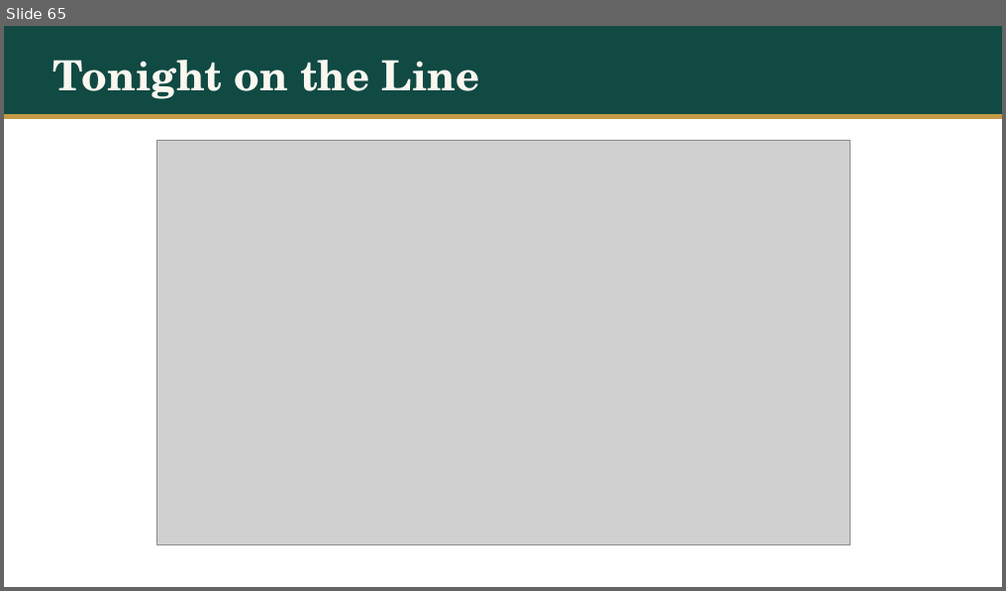
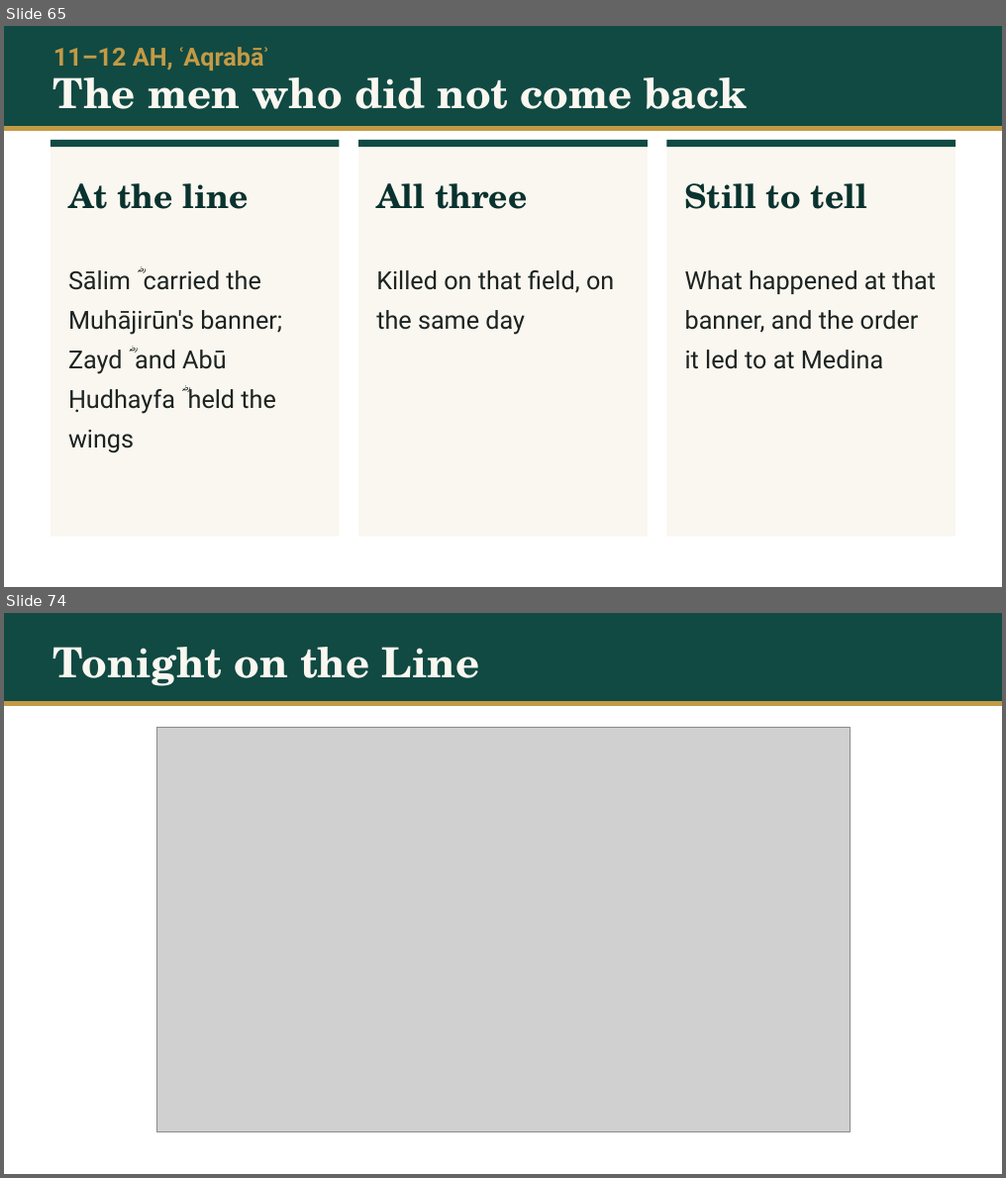
Before and after one commit to daniyalyasin93/2026SeptemberIslamicHistoryClass, a slide deck: S04_kinda_butah_yamama/S04.pptx. Shown one above the other, each under a label of ours: slide 65 before the commit, slides 65 and 74 after it; the slides between them are not shown. The pictures are 1006x591 and 1006x1178 pixels, drawn with LibreOffice and Linux fonts; fonts in the diff are those of the drawing; grey boxes stand for pictures. Boxes give left, top, right and bottom in pixels: in the first picture for what was removed or moved away, otherwise in the second. Text is boxed around its words. In the diff, an @@ line names an element or a change of style, - is before the commit and + after.

```diff
--- a/S04_kinda_butah_yamama/S04.pptx
+++ b/S04_kinda_butah_yamama/S04.pptx
@@ slide 65 added at (4,26,1002,587), background #FFFFFF @@
@@ rectangle added at (4,26,1002,126), fill #104A43 @@
@@ text added at (54,47,268,71), 24 pt, text #C49A45, bold @@
+11–12 AH, ʿAqrabāʾ
@@ text added at (54,66,747,109), 40 pt, text #FAF7F0, bold @@
+The men who did not come back
@@ rectangle added at (4,126,1002,131), fill #C49A45 @@
@@ rectangle added at (51,140,340,537), fill #FAF7F0 @@
@@ rectangle added at (51,140,340,148), fill #104A43 @@
@@ rectangle added at (358,140,648,537), fill #FAF7F0 @@
@@ rectangle added at (358,140,648,148), fill #104A43 @@
@@ rectangle added at (667,140,956,537), fill #FAF7F0 @@
@@ rectangle added at (667,140,956,148), fill #104A43 @@
@@ text added at (68,183,249,209), 32 pt, text #0A322E, bold @@
+At the line
@@ text added at (376,183,527,209), 32 pt, text #0A322E, bold @@
+All three
@@ text added at (685,183,867,209), 32 pt, text #0A322E, bold @@
+Still to tell
@@ text added at (68,269,282,414), 24 pt, text #1C2321 @@
+Sālim ؓ carried the Muhājirūn's banner; Zayd ؓ and Abū Ḥudhayfa ؓ held the wings
@@ text added at (376,271,614,335), 24 pt, text #1C2321 @@
+Killed on that field, on the same day
@@ text added at (685,271,936,370), 24 pt, text #1C2321 @@
+What happened at that banner, and the order it led to at Medina
@@ what was slide 65 is now slide 74 @@
```
Also in this commit, not shown: 2 slides changed, 8 other slides added, 18 other files.
